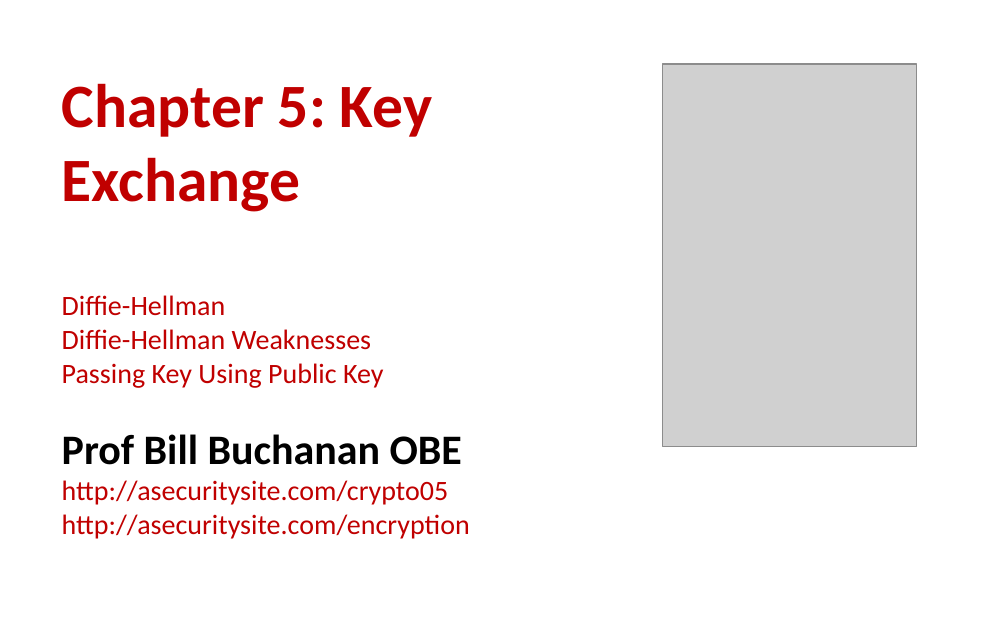
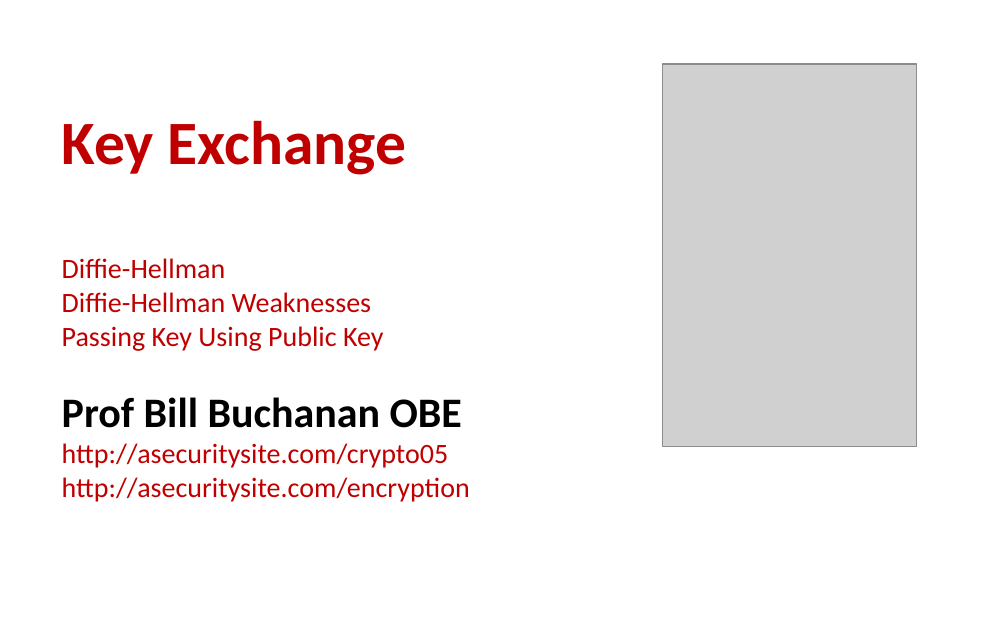
Before and after one commit to billbuchanan/csn09112, a slide deck: slide 15 of week06_public_key/lecture/chapter05_key_exchange.ppt. Drawn at 1008x630 pixels with LibreOffice and Linux fonts; fonts in the diff are those of the drawing; grey boxes stand for pictures. Boxes give left, top, right and bottom in pixels: in the first picture for what was removed or moved away, otherwise in the second. Text is boxed around its words. In the diff, an @@ line names an element or a change of style, - is before the commit and + after.

```diff
--- a/week06_public_key/lecture/chapter05_key_exchange.ppt
+++ b/week06_public_key/lecture/chapter05_key_exchange.ppt
@@ title at (x1=62, y1=258, x2=470, y2=502): text changed @@
-Chapter 5: Key Exchange
-Diffie-Hellman
-Diffie-Hellman Weaknesses
-Passing Key Using Public Key
-Prof Bill Buchanan OBE
-http://asecuritysite.com/crypto05
-http://asecuritysite.com/encryption
+Key Exchange
+Diffie-Hellman
+Diffie-Hellman Weaknesses
+Passing Key Using Public Key
+Prof Bill Buchanan OBE
+http://asecuritysite.com/crypto05
+http://asecuritysite.com/encryption
```
Also in this commit, not shown: 1 other slide changed, 3 other files.
